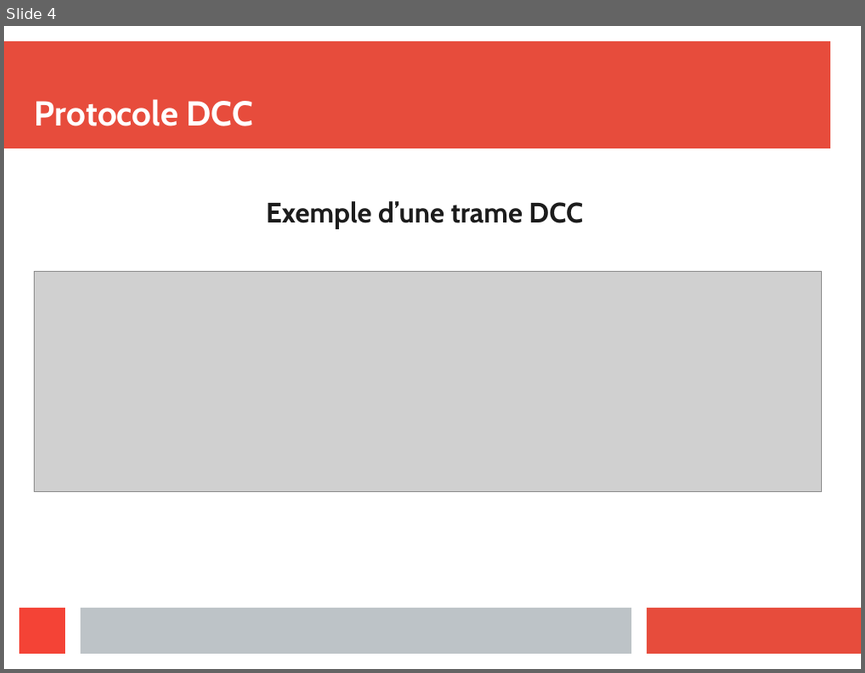
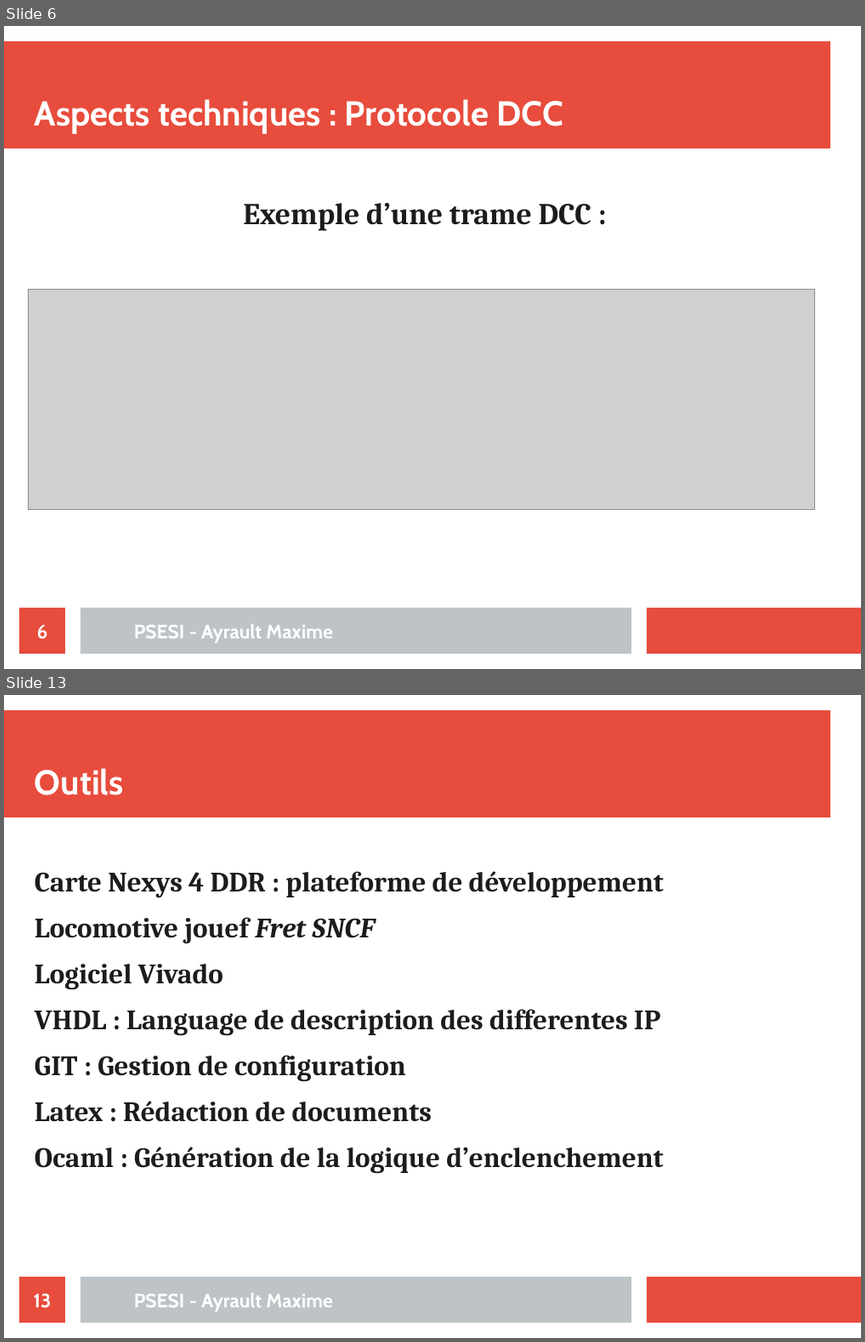
Before and after one commit to maximouth/CBI, a slide deck: Presentation/presentation.odp. Shown one above the other, each under a label of ours: slide 4 before the commit, slides 6 and 13 after it; the slides between them are not shown. The pictures are 865x673 and 865x1342 pixels, drawn with LibreOffice and Linux fonts; fonts in the diff are those of the drawing; grey boxes stand for pictures. Boxes give left, top, right and bottom in pixels: in the first picture for what was removed or moved away, otherwise in the second. Text is boxed around its words. In the diff, an @@ line names an element or a change of style, - is before the commit and + after.

```diff
--- a/Presentation/presentation.odp
+++ b/Presentation/presentation.odp
@@ slide 13 added at (4,695,861,1338), background #FFFFFF; not listed: 3 template elements that a slide beside it also shows @@
@@ title added at (35,768,124,795), 32 pt, text #FFFFFF, bold @@
+Outils
@@ text added at (35,871,664,1174), 26 pt, text #1C1C1C, bold @@
+Carte Nexys 4 DDR : plateforme de développement
+Locomotive jouef Fret SNCF
+Logiciel Vivado
+VHDL : Language de description des differentes IP
+GIT : Gestion de configuration
+Latex : Rédaction de documents
+Ocaml : Génération de la logique d’enclenchement
@@ page number added at (19,1276,65,1322), fill #E74C3C, 18 pt, text #FFFFFF, bold @@
+13
@@ text added at (134,1293,333,1311), 18 pt, text #FFFFFF, bold @@
+PSESI - Ayrault Maxime
@@ what was slide 4 is now slide 6 @@
@@ slide 6 changed as well @@
@@ title at (35,99,562,134): text changed @@
-Protocole DCC
+Aspects techniques : Protocole DCC
@@ text at (243,203,591,231): text changed; size 26 to 28 pt; font Cabin to Cambria @@
-Exemple d’une trame DCC
+Exemple d’une trame DCC :
@@ picture: place and size @@
-picture at (35,271,822,491)
+picture at (28,290,816,510)
@@ rectangle removed at (19,607,65,653) @@
@@ page number added at (19,607,65,653), fill #E74C3C, 18 pt, text #FFFFFF, bold @@
+6
@@ text added at (134,624,333,642), 18 pt, text #FFFFFF, bold @@
+PSESI - Ayrault Maxime
```
Also in this commit, not shown: 3 other slides changed, 15 other slides added, 10 slides removed.
